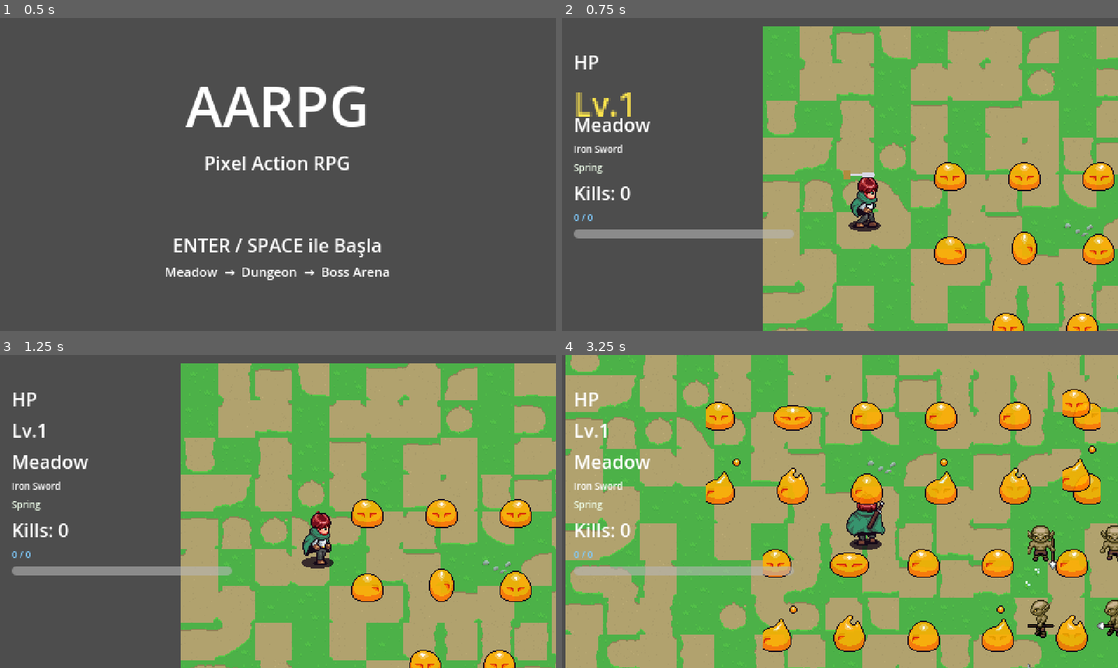
Above: before the commit, frames 1-4 (two rows, left to right).
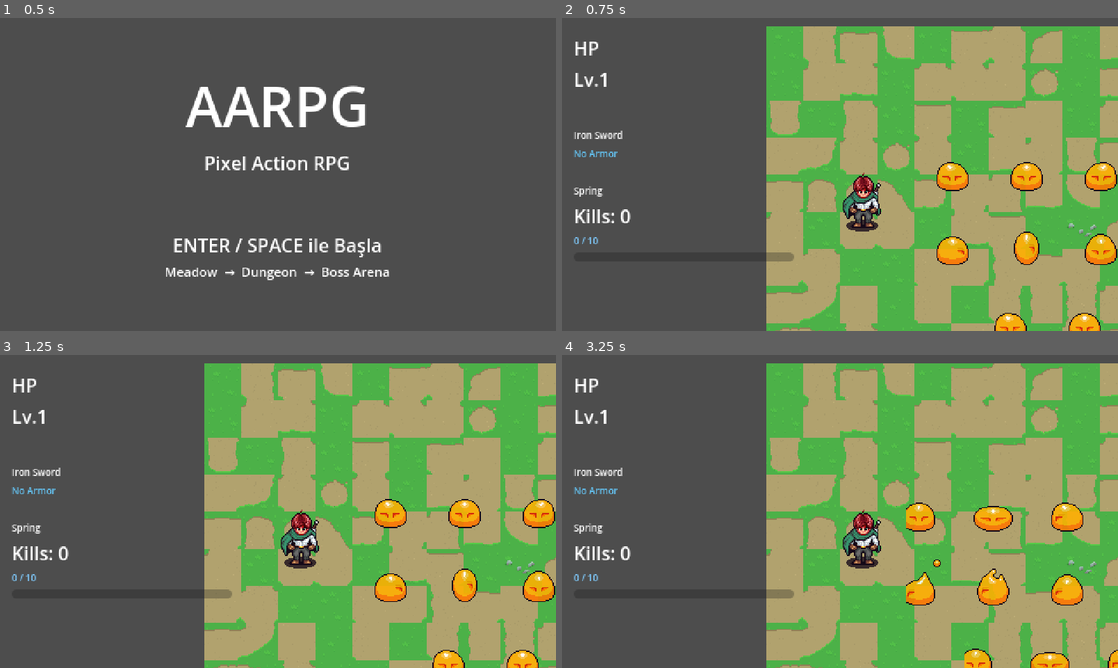
Above: after the commit, the same moments.

Repository: josephfinalform/new-rpg-test-px
Game: Godot game, scene res://aarpg/UI/title_screen.tscn
Same seed, same stepped clock (60 frames per second), same inputs: the game is played once before the commit and once after it. Sound files missing from this copy of the repository are replaced by a short silence.
Inputs:
- Up to frame 1 (0.5 s): no input
- Up to frame 2 (0.75 s): tap Enter (ui_accept) at 0.5 s; hold D (right) from 0.53 s (still down); tap Space (attack) at 0.6 s
- Up to frame 3 (1.25 s): keep holding D (right); tap Enter (ui_accept) at 0.77, 1.07 s; tap F (dash) at 0.8 s
- Up to frame 4 (3.25 s): release D (right) at 1.28 s; hold S (down) 1.28-2.03 s; tap F (dash) at 1.35 s; tap Enter (ui_accept) at 1.52, 1.82, 2.3, 2.85, 3.02 s; tap Shift (sprint) at 1.55 s; hold D (right) 2.03-2.78 s; hold Shift (sprint) 2.03-2.78 s; hold W (up) from 2.78 s (still down); tap Space (attack) at 3.05 s

Frame 1 is identical in both runs. In frame 2, 12% of the frame differs, in the area x 2-100%, y 2-100%; in frame 3, 37%; in frame 4, 76%, in the area x 0-100%, y 0-100%.
Error before the commit: Invalid access to property or key 'max_level' on a base object of type 'Nil'. (res://aarpg/Player/Scripts/player.gd:190)
Error after the commit: Parse Error: Could not find type "GearUp" in the current scope. (res://aarpg/Player/Scripts/player.gd:13)

Commit message:
feat: zırh sistemi - Armor kaynakları, cyan temalı 3 zırh, hasar azaltma, hız çarpanı, halo görseli, HUD ve level yerleşimi

Diff:
--- a/aarpg/Levels/level_1_meadow.tscn
+++ b/aarpg/Levels/level_1_meadow.tscn
@@ -8,6 +8,10 @@
 [ext_resource type="PackedScene" path="res://aarpg/Levels/portal.tscn" id="6_portal"]
 [ext_resource type="PackedScene" path="res://aarpg/Pickups/treasure_chest.tscn" id="7_chest"]
 [ext_resource type="PackedScene" path="res://aarpg/UI/health_bar.tscn" id="8_hud"]
+[ext_resource type="PackedScene" path="res://aarpg/Pickups/armor_pickup.tscn" id="9_armor"]
+[ext_resource type="Resource" path="res://aarpg/config/armors/cyan_cuirass.tres" id="10_cuirass"]
+[ext_resource type="PackedScene" path="res://aarpg/Pickups/gear_up_pickup.tscn" id="11_gearup"]
+[ext_resource type="Resource" path="res://aarpg/config/gear_ups/atk_up.tres" id="12_atk"]
 
 [node name="Level1" type="Node2D"]
 script = ExtResource("1_level")
@@ -62,6 +66,14 @@
 [node name="Chest3" parent="Pickups" instance=ExtResource("7_chest")]
 position = Vector2(1180, 700)
 
+[node name="CyanCuirass" parent="Pickups" instance=ExtResource("9_armor")]
+position = Vector2(880, 620)
+armor = ExtResource("10_cuirass")
+
+[node name="AtkUp" parent="Pickups" instance=ExtResource("11_gearup")]
+position = Vector2(680, 620)
+gear_up = ExtResource("12_atk")
+
 [node name="Portal" parent="." instance=ExtResource("6_portal")]
 position = Vector2(1380, 400)
 target_level_index = 1
--- a/aarpg/Levels/level_4_forest.tscn
+++ b/aarpg/Levels/level_4_forest.tscn
@@ -12,6 +12,11 @@
 [ext_resource type="PackedScene" path="res://aarpg/Enemies/wolf.tscn" id="10_wolf"]
 [ext_resource type="PackedScene" path="res://aarpg/Enemies/goblin_archer.tscn" id="11_archer"]
 [ext_resource type="PackedScene" path="res://aarpg/Pickups/potion_pickup.tscn" id="12_potion"]
+[ext_resource type="PackedScene" path="res://aarpg/Pickups/armor_pickup.tscn" id="13_armor"]
+[ext_resource type="Resource" path="res://aarpg/config/armors/cyan_plate.tres" id="14_plate"]
+[ext_resource type="PackedScene" path="res://aarpg/Pickups/gear_up_pickup.tscn" id="15_gearup"]
+[ext_resource type="Resource" path="res://aarpg/config/gear_ups/spd_up.tres" id="16_spd"]
+[ext_resource type="Resource" path="res://aarpg/config/gear_ups/dash_up.tres" id="17_dash"]
 
 [node name="Level4" type="Node2D"]
 script = ExtResource("1_level")
@@ -97,6 +102,18 @@
 [node name="Potion2" parent="Pickups" instance=ExtResource("12_potion")]
 position = Vector2(1320, 500)
 
+[node name="CyanPlate" parent="Pickups" instance=ExtResource("13_armor")]
+position = Vector2(640, 600)
+armor = ExtResource("14_plate")
+
+[node name="SpdUp" parent="Pickups" instance=ExtResource("15_gearup")]
+position = Vector2(360, 500)
+gear_up = ExtResource("16_spd")
+
+[node name="DashUp" parent="Pickups" instance=ExtResource("15_gearup")]
+position = Vector2(1220, 620)
+gear_up = ExtResource("17_dash")
+
 [node name="Portal" parent="." instance=ExtResource("7_portal")]
 position = Vector2(1380, 400)
 target_level_index = 4
--- a/aarpg/Levels/level_7_shadow_arena.tscn
+++ b/aarpg/Levels/level_7_shadow_arena.tscn
@@ -10,6 +10,8 @@
 [ext_resource type="PackedScene" path="res://aarpg/UI/health_bar.tscn" id="8_hud"]
 [ext_resource type="PackedScene" path="res://aarpg/Pickups/weapon_pickup.tscn" id="9_weapon"]
 [ext_resource type="Resource" path="res://aarpg/config/weapons/royal_sword.tres" id="10_royal"]
+[ext_resource type="PackedScene" path="res://aarpg/Pickups/armor_pickup.tscn" id="11_armor"]
+[ext_resource type="Resource" path="res://aarpg/config/armors/royal_cyan_guard.tres" id="12_guard"]
 
 [node name="Level7" type="Node2D"]
 script = ExtResource("1_level")
@@ -58,4 +60,8 @@
 position = Vector2(300, 320)
 weapon = ExtResource("10_royal")
 
+[node name="RoyalCyanGuard" parent="Pickups" instance=ExtResource("11_armor")]
+position = Vector2(420, 460)
+armor = ExtResource("12_guard")
+
 [node name="HealthBar" parent="." instance=ExtResource("8_hud")]
--- /dev/null
+++ b/aarpg/Pickups/armor_pickup.gd
@@ -0,0 +1,70 @@
+class_name ArmorPickup
+extends Area2D
+
+const XP_POPUP = preload("res://aarpg/Effects/floating_text.tscn")
+
+@export var armor: Armor
+
+var collected: bool = false
+var _bob_time: float = 0.0
+
+@onready var glow: PointLight2D = get_node_or_null("Glow")
+@onready var name_label: Label = get_node_or_null("NameLabel")
+
+
+func _ready() -> void:
+	body_entered.connect(_on_body_entered)
+	_apply_visual()
+
+
+func _process(delta: float) -> void:
+	_bob_time += delta
+	position.y += sin(_bob_time * 3.0) * delta * 2.0
+
+
+func _apply_visual() -> void:
+	if armor == null:
+		return
+	queue_redraw()
+	if glow:
+		glow.color = armor.armor_color
+	if name_label:
+		name_label.text = armor.display_name
+		name_label.add_theme_color_override("font_color", armor.armor_color)
+
+
+func _draw() -> void:
+	if armor == null:
+		return
+	var c: Color = armor.armor_color
+	var shield := PackedVector2Array(
+		Vector2(0, -9), Vector2(8, -6), Vector2(9, 0), Vector2(8, 6),
+		Vector2(4, 9), Vector2(-4, 9), Vector2(-8, 6), Vector2(-9, 0), Vector2(-8, -6)
+	)
+	draw_colored_polygon(shield, c.darkened(0.35))
+	draw_colored_polygon(PackedVector2Array(
+		Vector2(0, -5), Vector2(4.5, -3), Vector2(5, 0), Vector2(4.5, 3),
+		Vector2(2, 4.5), Vector2(-2, 4.5), Vector2(-4.5, 3), Vector2(-5, 0), Vector2(-4.5, -3)
+	), c.lerp(Color.WHITE, 0.55))
+	draw_circle(Vector2(0, 0), 1.6, Color(0.95, 0.95, 0.9))
+
+
+func _on_body_entered(body: Node2D) -> void:
+	if collected or not body is Player or armor == null:
+		return
+	var player := body as Player
+	if player.is_dead:
+		return
+	collected = true
+	set_deferred("monitoring", false)
+	player.equip_armor(armor)
+	var popup := XP_POPUP.instantiate() as Label
+	get_parent().add_child(popup)
+	popup.text = armor.display_name + "!"
+	popup.modulate = armor.armor_color
+	popup.global_position = global_position + Vector2(0, -22)
+	AudioManager.play_sfx_from_path("res://assets/audio/sfx/item_pickup.wav")
+	var tween := create_tween()
+	tween.set_parallel(true)
+	tween.tween_property(self, "modulate:a", 0.0, 0.3)
+	tween.chain().tween_callback(queue_free)
--- /dev/null
+++ b/aarpg/Pickups/armor_pickup.tscn
@@ -0,0 +1,24 @@
+[gd_scene load_steps=3 format=3]
+
+[ext_resource type="Script" path="res://aarpg/Pickups/armor_pickup.gd" id="1_ap"]
+
+[sub_resource type="CircleShape2D" id="CircleShape2D_body"]
+radius = 10.0
+
+[node name="ArmorPickup" type="Area2D"]
+script = ExtResource("1_ap")
+
+[node name="CollisionShape2D" type="CollisionShape2D" parent="."]
+shape = SubResource("CircleShape2D_body")
+
+[node name="Glow" type="PointLight2D" parent="."]
+color = Color(0.4, 0.8, 1, 1)
+energy = 1.0
+
+[node name="NameLabel" type="Label" parent="."]
+offset_left = -40.0
+offset_top = -26.0
+offset_right = 40.0
+offset_bottom = -10.0
+horizontal_alignment = 1
+theme_override_font_sizes/font_size = 8
--- a/aarpg/Player/Scripts/player.gd
+++ b/aarpg/Player/Scripts/player.gd
@@ -9,6 +9,8 @@
 signal xp_changed(new_xp: int, new_level: int)
 signal level_up(new_level: int)
 signal weapon_changed(weapon: Weapon)
+signal armor_changed(armor: Armor)
+signal gear_up_applied(gear_up: GearUp)
 
 @export var move_speed: float = 100.0
 @export var sprint_speed: float = 180.0
@@ -40,6 +42,9 @@
 var base_attack_damage: int = 1
 var base_attack_cooldown: float = 0.4
 var equipped_weapon: Weapon = null
+var equipped_armor: Armor = null
+
+@onready var armor_visual: Polygon2D = get_node_or_null("ArmorVisual")
 
 var level: int = 1
 var xp: int = 0
@@ -75,6 +80,9 @@
 	var default_weapon := load("res://aarpg/config/weapons/iron_sword.tres") as Weapon
 	equipped_weapon = GameManager.equipped_weapon if GameManager.equipped_weapon != null else default_weapon
 	_apply_weapon()
+	if equipped_armor == null:
+		equipped_armor = GameManager.equipped_armor
+	_apply_armor_visual()
 
 func get_input() -> void:
 	if is_dead:
@@ -119,9 +127,13 @@
 func take_damage(amount: int, from_position: Vector2 = global_position) -> void:
 	if is_invincible or is_dead:
 		return
-	health = max(health - amount, 0)
+	var final_amount := amount
+	if equipped_armor:
+		final_amount = maxi(final_amount - equipped_armor.damage_reduction, 1)
+		final_amount = maxi(roundi(final_amount * (1.0 - equipped_armor.damage_reduction_ratio)), 1)
+	health = max(health - final_amount, 0)
 	health_changed.emit(health)
-	_spawn_damage_number(amount)
+	_spawn_damage_number(final_amount)
 	is_invincible = true
 	invincibility_timer.start()
 	hit_flash_timer.start()
@@ -166,10 +178,22 @@
 	_apply_weapon()
 	move_speed += level_config.move_speed_gain
 	sprint_speed += level_config.sprint_speed_gain
+	_apply_milestone_bonus()
 	health_changed.emit(health)
 	level_up.emit(level)
 	_spawn_level_up_effect()
 	_animate_level_scale()
+
+func _apply_milestone_bonus() -> void:
+	if level_config.milestone_interval <= 0:
+		return
+	if level % level_config.milestone_interval == 0:
+		max_health += level_config.milestone_max_health_bonus
+		health = min(health + level_config.milestone_max_health_bonus, max_health)
+		base_attack_damage += level_config.milestone_damage_bonus
+		_apply_weapon()
+		move_speed += level_config.milestone_speed_bonus
+		sprint_speed += level_config.milestone_speed_bonus
 
 func _spawn_level_up_effect() -> void:
 	var effect := LEVEL_UP_EFFECT.instantiate()
@@ -180,6 +204,8 @@
 		level_config.damage_gain_per_level,
 		int(level_config.move_speed_gain),
 	]
+	if level % level_config.milestone_interval == 0:
+		stats_text += "  MILESTONE!"
 	effect.setup(stats_text)
 
 func _animate_level_scale() -> void:
@@ -213,6 +239,42 @@
 	attack_timer.wait_time = attack_cooldown
 	if sword_visual:
 		sword_visual.color = equipped_weapon.trail_color
+
+
+func equip_armor(armor: Armor) -> void:
+	equipped_armor = armor
+	GameManager.equipped_armor = armor
+	_apply_armor_visual()
+	armor_changed.emit(armor)
+
+
+func _apply_armor_visual() -> void:
+	if armor_visual == null:
+		return
+	if equipped_armor == null:
+		armor_visual.visible = false
+		return
+	armor_visual.visible = true
+	armor_visual.color = equipped_armor.armor_color
+	armor_visual.modulate.a = 0.55
+
+
+func apply_gear_up(gear_up: GearUp) -> void:
+	match gear_up.stat:
+		GearUp.Stat.ATTACK:
+			base_attack_damage += gear_up.amount
+			_apply_weapon()
+		GearUp.Stat.MAX_HEALTH:
+			max_health += gear_up.amount
+			health = min(health + gear_up.amount, max_health)
+			health_changed.emit(health)
+		GearUp.Stat.SPEED:
+			move_speed += float(gear_up.amount)
+			sprint_speed += float(gear_up.amount)
+		GearUp.Stat.DASH_COOLDOWN:
+			dash_cooldown = maxf(dash_cooldown - gear_up.amount * 0.05, 0.4)
+			dash_cooldown_timer.wait_time = dash_cooldown
+	gear_up_applied.emit(gear_up)
 
 
 func _spawn_damage_number(amount: int) -> void:
--- a/aarpg/Player/Scripts/walk_state.gd
+++ b/aarpg/Player/Scripts/walk_state.gd
@@ -23,5 +23,8 @@
 
 func _update_movement() -> void:
 	player.is_sprinting = Input.is_action_pressed("sprint") and player.direction != Vector2.ZERO
-	var speed = player.sprint_speed if player.is_sprinting else player.move_speed
+	var armor_mult := 1.0
+	if player.equipped_armor:
+		armor_mult = player.equipped_armor.speed_multiplier
+	var speed = (player.sprint_speed if player.is_sprinting else player.move_speed) * armor_mult
 	player.velocity = player.direction * speed
--- a/aarpg/Player/player.tscn
+++ b/aarpg/Player/player.tscn
@@ -201,6 +201,12 @@
 [node name="CollisionShape2D" type="CollisionShape2D" parent="."]
 shape = SubResource("RectangleShape2D_col")
 
+[node name="ArmorVisual" type="Polygon2D" parent="."]
+position = Vector2(0, -8)
+color = Color(0.45, 0.8, 1, 1)
+polygon = PackedVector2Array(0, -13, 9.19, -9.19, 13, 0, 9.19, 9.19, 0, 13, -9.19, 9.19, -13, 0, -9.19, -9.19)
+visible = false
+
 [node name="Sprite2D" type="Sprite2D" parent="."]
 position = Vector2(0, -8)
 texture = ExtResource("1_l8h54")
--- a/aarpg/UI/health_bar.gd
+++ b/aarpg/UI/health_bar.gd
@@ -7,6 +7,8 @@
 @onready var level_label: Label = $MarginContainer/VBoxContainer/LevelLabel
 @onready var level_name_label: Label = get_node_or_null("MarginContainer/VBoxContainer/LevelNameLabel")
 @onready var weapon_label: Label = get_node_or_null("MarginContainer/VBoxContainer/WeaponLabel")
+@onready var armor_label: Label = get_node_or_null("MarginContainer/VBoxContainer/ArmorLabel")
+@onready var gear_up_label: Label = get_node_or_null("MarginContainer/VBoxContainer/GearUpLabel")
 @onready var season_label: Label = get_node_or_null("MarginContainer/VBoxContainer/SeasonLabel")
 @onready var kills_label: Label = get_node_or_null("MarginContainer/VBoxContainer/KillsLabel")
 @onready var xp_text_label: Label = get_node_or_null("MarginContainer/VBoxContainer/XPTextLabel")
@@ -22,12 +24,16 @@
 		player.xp_changed.connect(_on_xp_changed)
 		player.level_up.connect(_on_level_up)
 		player.weapon_changed.connect(_on_weapon_changed)
+		player.armor_changed.connect(_on_armor_changed)
+		player.gear_up_applied.connect(_on_gear_up_applied)
 		_setup_hearts(player.max_health)
 		_on_health_changed(player.health)
 		_on_xp_changed(player.xp, player.level)
 		_on_level_up(player.level)
 		if player.equipped_weapon:
 			_on_weapon_changed(player.equipped_weapon)
+		if player.equipped_armor:
+			_on_armor_changed(player.equipped_armor)
 	GameManager.level_changed.connect(_on_level_changed)
 	_on_level_changed(GameManager.current_level_index)
 	GameManager.kills_changed.connect(_on_kills_changed)
@@ -47,6 +53,20 @@
 	if weapon_label:
 		weapon_label.text = weapon.display_name
 		weapon_label.add_theme_color_override("font_color", weapon.trail_color)
+
+func _on_armor_changed(armor: Armor) -> void:
+	if armor_label:
+		armor_label.text = armor.display_name
+		armor_label.add_theme_color_override("font_color", armor.armor_color)
+
+func _on_gear_up_applied(gear_up: GearUp) -> void:
+	if gear_up_label:
+		gear_up_label.text = gear_up.display_name
+		gear_up_label.add_theme_color_override("font_color", gear_up.stat_color)
+		gear_up_label.modulate.a = 1.0
+		var tween := gear_up_label.create_tween()
+		tween.tween_interval(2.0)
+		tween.tween_property(gear_up_label, "modulate:a", 0.0, 0.5)
 
 func _on_season_changed(season: int) -> void:
 	if season_label:
--- a/aarpg/UI/health_bar.tscn
+++ b/aarpg/UI/health_bar.tscn
@@ -35,6 +35,18 @@
 text = "Iron Sword"
 theme_override_font_sizes/font_size = 8
 
+[node name="ArmorLabel" type="Label" parent="MarginContainer/VBoxContainer"]
+layout_mode = 2
+text = "No Armor"
+theme_override_colors/font_color = Color(0.4, 0.8, 1, 1)
+theme_override_font_sizes/font_size = 8
+
+[node name="GearUpLabel" type="Label" parent="MarginContainer/VBoxContainer"]
+layout_mode = 2
+text = ""
+theme_override_font_sizes/font_size = 8
+modulate = Color(1, 1, 1, 0)
+
 [node name="SeasonLabel" type="Label" parent="MarginContainer/VBoxContainer"]
 layout_mode = 2
 text = "Spring"
--- a/aarpg/autoload/game_manager.gd
+++ b/aarpg/autoload/game_manager.gd
@@ -29,12 +29,14 @@
 var current_level_index: int = 0
 var kills: int = 0
 var equipped_weapon: Weapon = null
+var equipped_armor: Armor = null
 
 
 func start_game() -> void:
 	current_level_index = 0
 	kills = 0
 	equipped_weapon = null
+	equipped_armor = null
 	kills_changed.emit(0)
 	_load_level(current_level_index)
 
--- /dev/null
+++ b/aarpg/config/armor.gd
@@ -0,0 +1,9 @@
+class_name Armor
+extends Resource
+
+@export var display_name: String = "Cloth Armor"
+@export var damage_reduction: int = 0
+@export_range(0.0, 1.0) var damage_reduction_ratio: float = 0.0
+@export var speed_multiplier: float = 1.0
+@export var armor_color: Color = Color(0.4, 0.8, 1.0)
+@export_multiline var description: String = ""
--- /dev/null
+++ b/aarpg/config/armors/cyan_cuirass.tres
@@ -0,0 +1,8 @@
+[gd_resource type=Resource script=load("res://aarpg/config/armor.gd")]
+
+display_name = "Cyan Cuirass"
+damage_reduction = 1
+damage_reduction_ratio = 0.05
+speed_multiplier = 1.0
+armor_color = Color(0.45, 0.8, 1.0, 1)
+description = "Light cyan plating. Absorbs a bit of every blow."
--- /dev/null
+++ b/aarpg/config/armors/cyan_plate.tres
@@ -0,0 +1,8 @@
+[gd_resource type=Resource script=load("res://aarpg/config/armor.gd")]
+
+display_name = "Cyan Plate"
+damage_reduction = 2
+damage_reduction_ratio = 0.1
+speed_multiplier = 0.97
+armor_color = Color(0.2, 0.65, 1.0, 1)
+description = "Heavy cyan steel. Shrugs off hits, slows you down a touch."
--- /dev/null
+++ b/aarpg/config/armors/royal_cyan_guard.tres
@@ -0,0 +1,8 @@
+[gd_resource type=Resource script=load("res://aarpg/config/armor.gd")]
+
+display_name = "Royal Cyan Guard"
+damage_reduction = 3
+damage_reduction_ratio = 0.15
+speed_multiplier = 0.95
+armor_color = Color(0.7, 0.9, 1.0, 1)
+description = "The Cyan Guard of old kings. Nearly unbreakable."
Not shown: 1 places in aarpg/Levels/level_1_meadow.tscn that only renumber resources
Not shown: 1 places in aarpg/Levels/level_4_forest.tscn that only renumber resources
Not shown: 1 places in aarpg/Levels/level_7_shadow_arena.tscn that only renumber resources
